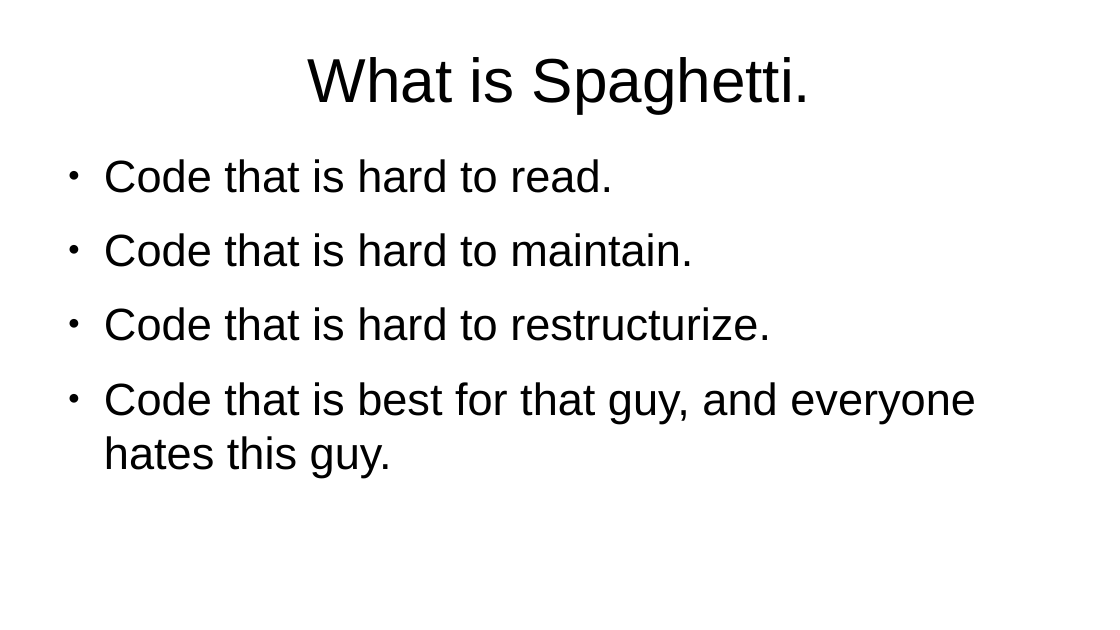
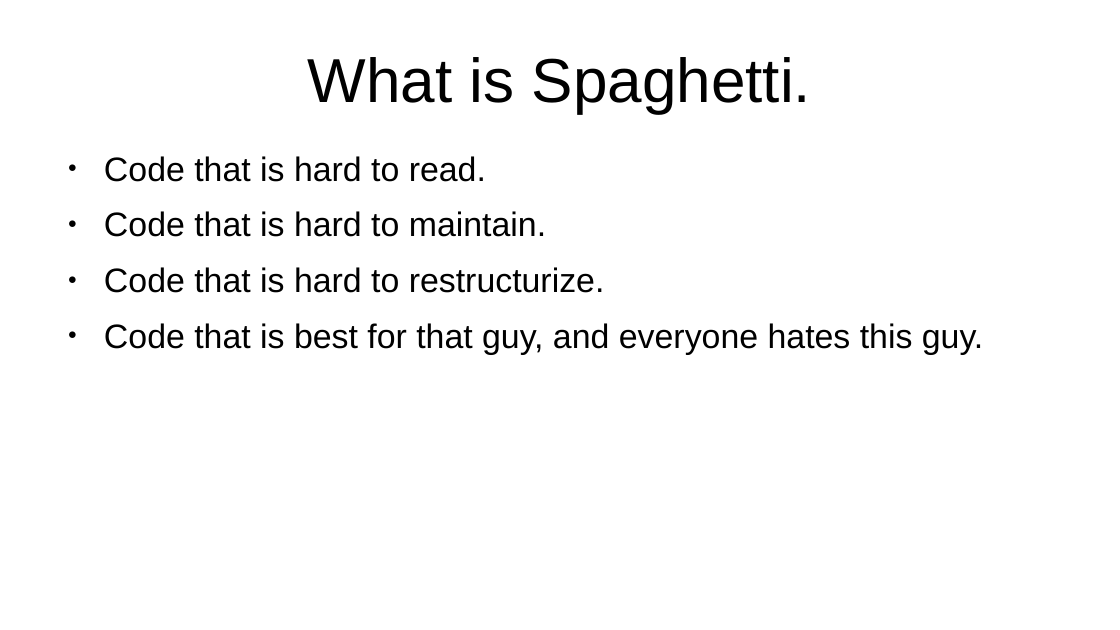
Before and after one commit to Neznajki/devclub-almost-java-materials, a slide deck: slide 4 of Presentation.odp. Drawn at 1120x630 pixels with LibreOffice and Linux fonts; fonts in the diff are those of the drawing. Boxes give left, top, right and bottom in pixels: in the first picture for what was removed or moved away, otherwise in the second. Text is boxed around its words. In the diff, an @@ line names an element or a change of style, - is before the commit and + after.

Commit message:
presentation update.

```diff
--- a/Presentation.odp
+++ b/Presentation.odp
@@ text "Code that is hard to ..." at box(104, 156, 983, 354): size 32 to 24 pt; less space between paragraphs @@
```
Also in this commit, not shown: 2 other slides changed, 12 slides added.
